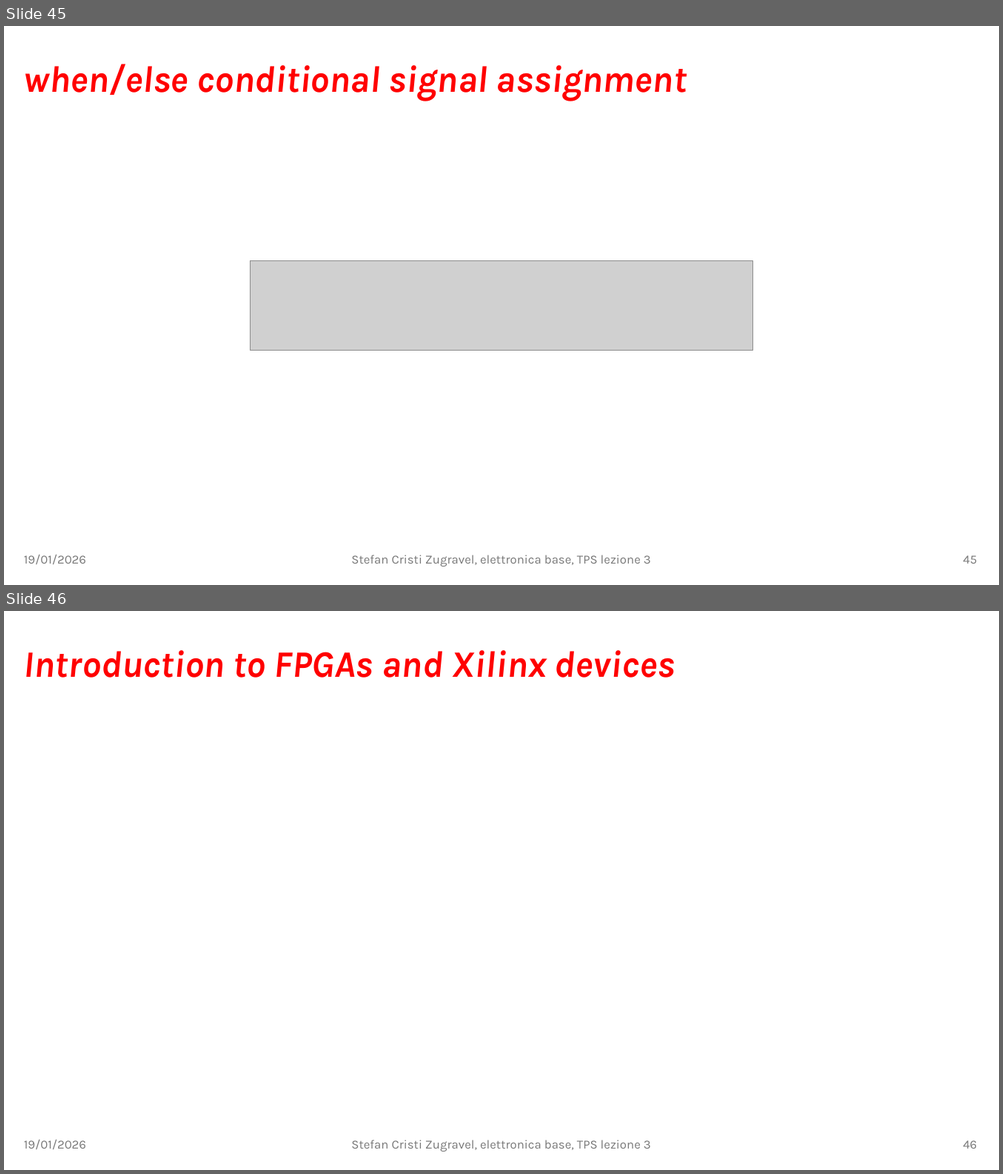
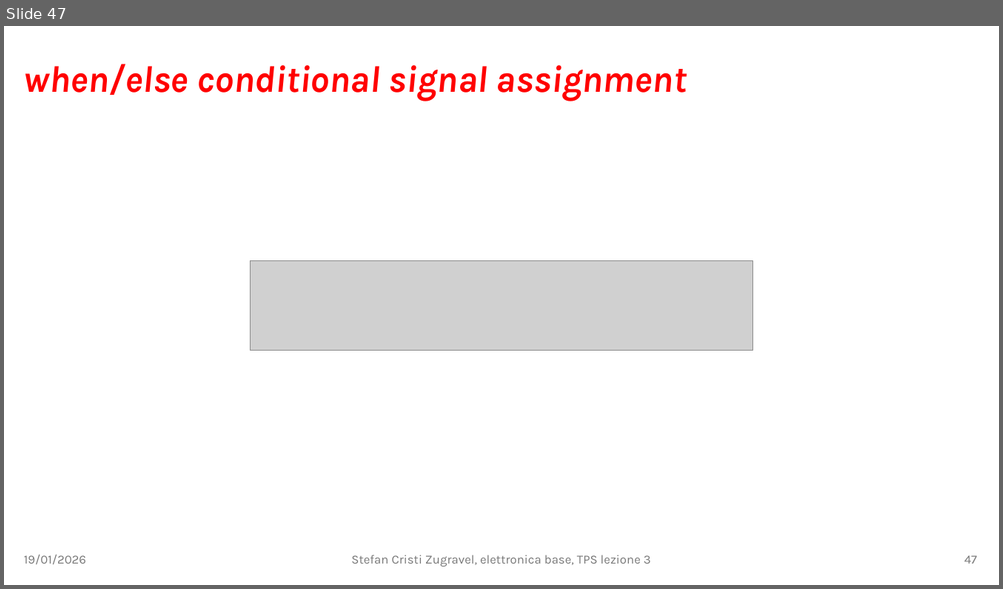
Before and after one commit to stefan-zugravel/elettronica_base, a slide deck: slides/lezione3.pptx. Shown one above the other, each under a label of ours: slides 45 and 46 before the commit, slide 47 after it. The pictures are 1003x1174 and 1003x589 pixels, drawn with LibreOffice and Linux fonts; fonts in the diff are those of the drawing; grey boxes stand for pictures. Boxes give left, top, right and bottom in pixels: in the first picture for what was removed or moved away, otherwise in the second. Text is boxed around its words. In the diff, an @@ line names an element or a change of style, - is before the commit and + after.

```diff
--- a/slides/lezione3.pptx
+++ b/slides/lezione3.pptx
@@ slide 46 removed at [4, 611, 999, 1170], background #FFFFFF @@
@@ title removed at [24, 650, 674, 678] @@
-Introduction to FPGAs and Xilinx devices
@@ text removed at [24, 1140, 86, 1150] @@
-19/01/2026
@@ text removed at [351, 1140, 651, 1152] @@
-Stefan Cristi Zugravel, elettronica base, TPS lezione 3
@@ page number removed at [962, 1141, 976, 1149] @@
-46
@@ what was slide 45 is now slide 47 @@
@@ page number at [964, 556, 976, 564]: text changed @@
-45
+47
```
Also in this commit, not shown: 6 slides changed, 1 other slide removed, 2 other files.
